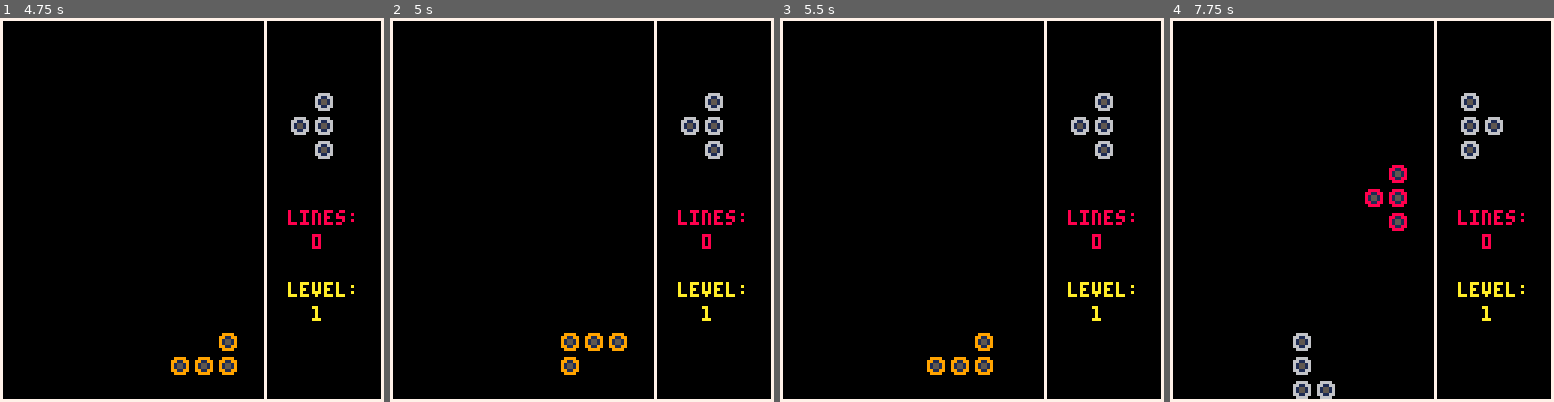
Above: before the commit, frames 1-4 (left to right).
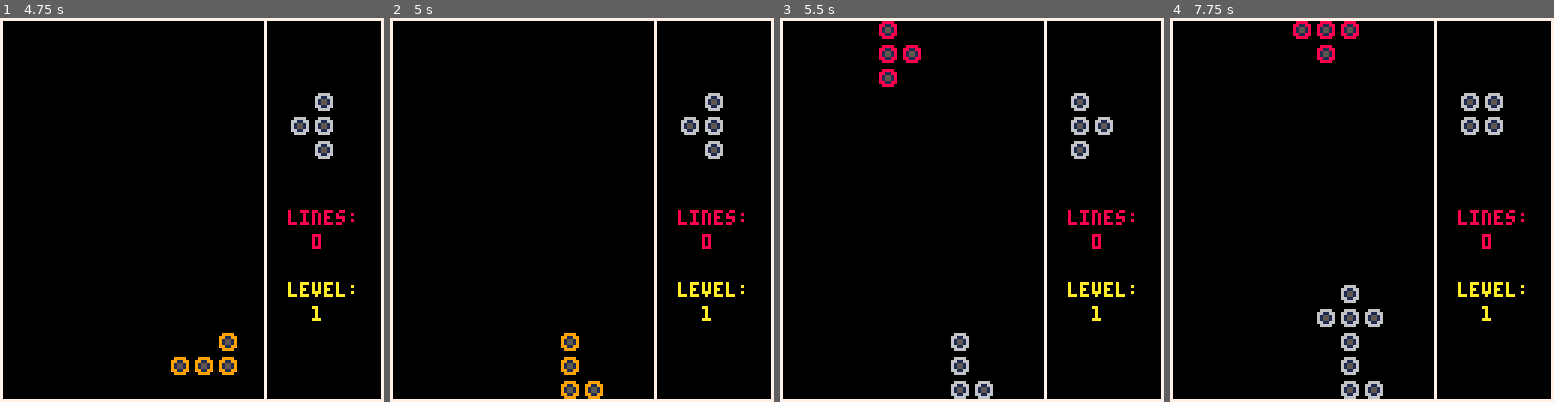
Above: after the commit, the same moments.

Repository: eduszesz/letris
Game: PICO-8 cartridge letris.p8
Two runs of this game, one before a commit and one after it. Both use one fixed random seed, a clock stepped at 60 frames per second and the inputs below.
Inputs:
- Up to frame 1 (4.75 s): tap X (X key) at 0.33, 1.07, 1.85, 2.97, 4.08 s; tap O (Z key) at 0.7, 1.7, 2.1, 2.5, 2.9, 3.3, 3.7, 4.1, 4.5 s; hold Right 1.6-2.1 s; hold Up 2.15-2.42 s; hold Right 2.47-3.03 s; hold Left 3.08-3.58 s; hold Down 3.63-3.97 s; hold Right 4.02-4.68 s; hold Up from 4.73 s (still down)
- Up to frame 2 (5 s): keep holding Up; tap O (Z key) at 4.9 s
- Up to frame 3 (5.5 s): release Up at 5.03 s; hold Left from 5.08 s (still down); tap X (X key) at 5.2 s; tap O (Z key) at 5.3 s
- Up to frame 4 (7.75 s): release Left at 5.68 s; tap O (Z key) every 0.4 s from 5.7 to 7.7 s; hold Down 5.73-6.03 s; hold Right 6.08-6.58 s; tap X (X key) at 6.32, 7.43 s; hold Right 6.63-7.13 s; hold Up 7.18-7.45 s; hold Right from 7.5 s (still down)

Frame 1 is identical in both runs. In frame 2, 0.8% of the frame differs, in the area x 44-62%, y 82-100%; in frame 3, 2.9%; in frame 4, 4.3%, in the area x 32-87%, y 0-100%.

Commit message:
rotation bug fixed

Diff:
--- a/letris.p8
+++ b/letris.p8
@@ -119,27 +119,22 @@
 			px+=8
 			sfx(3)
 		end
-		--[[
-		if btnp(5) then
-			co=flr(rnd(15)+1)
-			cpi+=1
-			if cpi>#cp then cpi=1 end
-			p=cp[cpi]
-		end]]
-
-		if btnp(4) or btnp(bt)
-			or btnp(5) then
-			p=transpose()
-			p=m_multi(p)
-			sfx(0)
-			if (px+le())>88 then
-				px-=px+le()-88
-			end
-			if px<0 then
-				px=0
-			end
-			if (py+he())>128 then
-				py-=py+he()-128
+
+		if ft==0 then
+			if btnp(4) or btnp(bt)
+				or btnp(5) then
+				p=transpose()
+				p=m_multi(p)
+				sfx(0)
+				if (px+le())>88 then
+					px-=px+le()-88
+				end
+				if px<0 then
+					px=0
+				end
+				if (py+he())>128 then
+					py-=py+he()-128
+				end
 			end
 		end
 
Not shown, added: letris.p8.png
Not shown, changed: letris_html/letris.js
